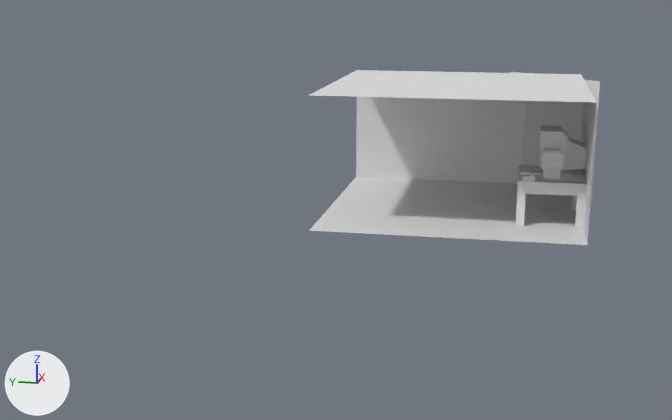
Two versions of the glTF model assets/models/ghoul_room.glb, one commit apart.
The view is the same before and after, from a 50 mm camera at (-14.52, -1.51, 3.59) aimed at (-1.47, 1.1, 0.33). Arrows for +X, +Y and +Z are at lower left; the lights stay in place. Materials are left out; every surface is plain grey. Where no turn or scale is listed for an object, it has been applied to the vertices. Vertices at the same position are counted once.
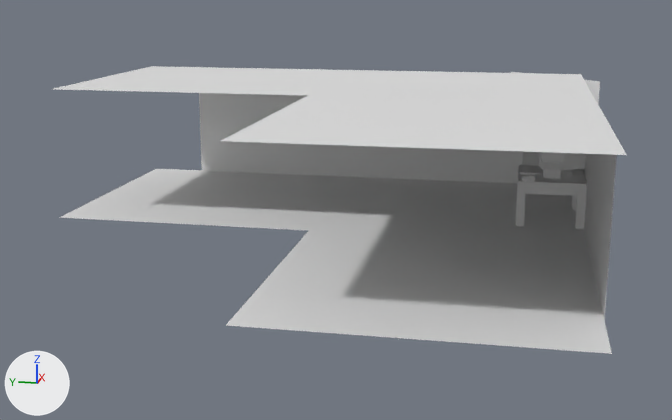
Where the newer file only moved an object's origin or applied its transform, the numbers keep the older frame.

Boxes (x1, y1, x2, y2) around the edits, measured in the pictures (672 x 420 px; the box of a moved part takes in the faces that stretch with it):
'Floor.004', added
    after: (226, 231, 612, 354)
'Floor.005', added
    after: (221, 95, 627, 155)
'Floor.002', added
    after: (59, 169, 356, 231)
'cube.009', reshaped, moved, turned
    before: (563, 137, 587, 170)
    after: (199, 93, 356, 177)
'Floor.003', added
    after: (54, 66, 356, 95)
'cube.008', reshaped, moved
    before: (539, 125, 569, 168)
    after: (588, 154, 617, 321)
'cube.018', added
    after: (535, 171, 587, 182)
part 1 of me_mesh_20, deleted
    before: (539, 125, 569, 168)
part 2 of me_mesh_20, added
    after: (588, 154, 617, 321)
part 3 of me_mesh_21, deleted
    before: (563, 137, 587, 170)
part 4 of me_mesh_21, added
    after: (199, 93, 356, 177)
part 5 of me_mesh_22, built on
    after: (539, 152, 542, 168)
part 6 of me_mesh_23, moved or reshaped
    before: (542, 169, 572, 175)
    after: (563, 153, 586, 170)
part 7 of me_mesh_26, built on
    before: (522, 175, 535, 181)
    after: (542, 169, 572, 175)
'cube', unchanged, covered by the edit
    before: (356, 97, 525, 183)
    after: (356, 146, 523, 183)
'cube.001', unchanged, covered by the edit
    before: (511, 72, 600, 201)
    after: (511, 72, 600, 196)

Edits to the bpy script that builds the scene:
```text
Change me_mesh_20:
    verts and faces of me_mesh_20; kept vertices keep their numbers, new ones are numbered from 20
    remove me_mesh_20.from_pydata(...)  # 20 vertices, 36 faces; spans x -0.562..0.062, y -0.359..0.062, z 0.0..0.562
    add me_mesh_20.from_pydata(...)  # 4 vertices, 2 faces; spans x -4.562..-1.5, y -2.5, z 0.0..2.0
    me_mesh_20 part 1: the whole mesh is rebuilt
    me_mesh_20 part 2
    add verts[20] = (-1.5, -2.5, 2.0)  # pixel (597, 102)
    add verts[21] = (-4.562, -2.5, 2.0)  # pixel (617, 138)
    add verts[22] = (-1.5, -2.5, 0.0)  # pixel (587, 245)
    add verts[23] = (-4.562, -2.5, 0.0)  # pixel (604, 320)
    add faces += [(20, 22, 21), (21, 22, 23)]
Change me_mesh_21:
    used by ob_cube_009; parent = ob_monitor; location = (0.0, 0.0, 0.0)
    verts and faces of me_mesh_21; kept vertices keep their numbers, new ones are numbered from 12
    remove me_mesh_21.from_pydata(...)  # 12 vertices, 20 faces; spans x -0.5..0.0, y -0.625..0.0, z -0.062..0.5
    add me_mesh_21.from_pydata(...)  # 4 vertices, 2 faces; spans x 1.5..4.562, y -2.5, z 0.0..2.0
    me_mesh_21 part 3: the whole mesh is rebuilt
    me_mesh_21 part 4
    add verts[12] = (4.562, -2.5, 2.0)  # pixel (198, 67)
    add verts[13] = (1.5, -2.5, 2.0)  # pixel (356, 70)
    add verts[14] = (4.562, -2.5, 0.0)  # pixel (201, 170)
    add verts[15] = (1.5, -2.5, 0.0)  # pixel (356, 176)
    add faces += [(12, 14, 13), (13, 14, 15)]
Change me_mesh_22:
    remove me_mesh_22.from_pydata(...)  # 8 vertices, 12 faces; spans x -0.375..-0.125, y -0.375..-0.062, z -0.062..0.0
    add me_mesh_22.from_pydata(...)  # 20 vertices, 36 faces; spans x -0.562..0.062, y -0.359..0.062, z 0.0..0.562
    me_mesh_22 part 5: the whole mesh is rebuilt
Change me_mesh_23:
    remove me_mesh_23.from_pydata(...)  # 12 vertices, 20 faces; spans x -0.5..0.0, y -0.438..0.0, z -0.125..-0.062
    add me_mesh_23.from_pydata(...)  # 12 vertices, 20 faces; spans x -0.5..0.0, y -0.625..0.0, z -0.062..0.5
    me_mesh_23 part 6: the whole mesh is rebuilt
Change me_mesh_26:
    remove me_mesh_26.from_pydata(...)  # 8 vertices, 12 faces; spans x -0.062..0.062, y -0.062..0.125, z 0.0..0.062
    add me_mesh_26.from_pydata(...)  # 12 vertices, 20 faces; spans x -0.5..0.0, y -0.438..0.0, z -0.125..-0.062
    me_mesh_26 part 7: the whole mesh is rebuilt
Add me_mesh_16_1:
    me_mesh_16_1.from_pydata([(2.0, -2.0, 2.0), (-2.0, -2.0, 2.0), (2.0, 2.0, 2.0), (-2.0, 2.0, 2.0)], [], [(0, 2, 1), (2, 3, 1)])
Add me_mesh_15_1:
    me_mesh_15_1.from_pydata([(2.0, -2.0, 0.0), (-2.0, -2.0, 0.0), (2.0, 2.0, 0.0), (-2.0, 2.0, 0.0)], [], [(0, 2, 1), (2, 3, 1)])
Change ob_cube_008:
    ob_cube_008.location: (0.44, -1.88, 0.81) -> (0.0, 0.0, 0.0)
Change ob_cube_009:
    ob_cube_009.parent: ob_monitor -> ob_room
    ob_cube_009.rotation_euler: (0.0, 0.0, 0.0) -> (0.0, 0.0, 1.571)  # degrees (0, 0, 0) -> degrees (0, 0, 90)
Add ob_cube_018:
    ob_cube_018 = bpy.data.objects.new('cube.018', me_mesh_29.copy())  # the mesh of ob_cube_016
    ob_cube_018.location = (-0.5, -1.81, 0.7)
Add ob_floor_005:
    ob_floor_005 = bpy.data.objects.new('Floor.005', me_mesh_16_1)
    ob_floor_005.location = (-3.5, -0.5, 0.0)
Add ob_floor_004:
    ob_floor_004 = bpy.data.objects.new('Floor.004', me_mesh_15_1)
    ob_floor_004.location = (-3.5, -0.5, 0.0)
Add ob_floor_003:
    ob_floor_003 = bpy.data.objects.new('Floor.003', me_mesh_16_1.copy())
    ob_floor_003.location = (0.5, 3.5, 0.0)
Add ob_floor_002:
    ob_floor_002 = bpy.data.objects.new('Floor.002', me_mesh_15_1.copy())
    ob_floor_002.location = (0.5, 3.5, 0.0)
```
